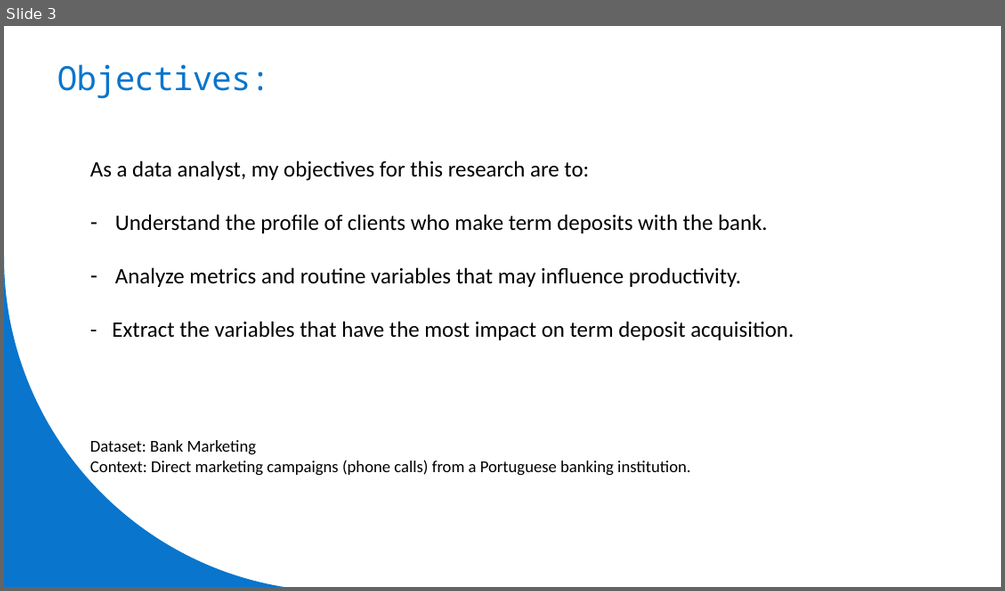
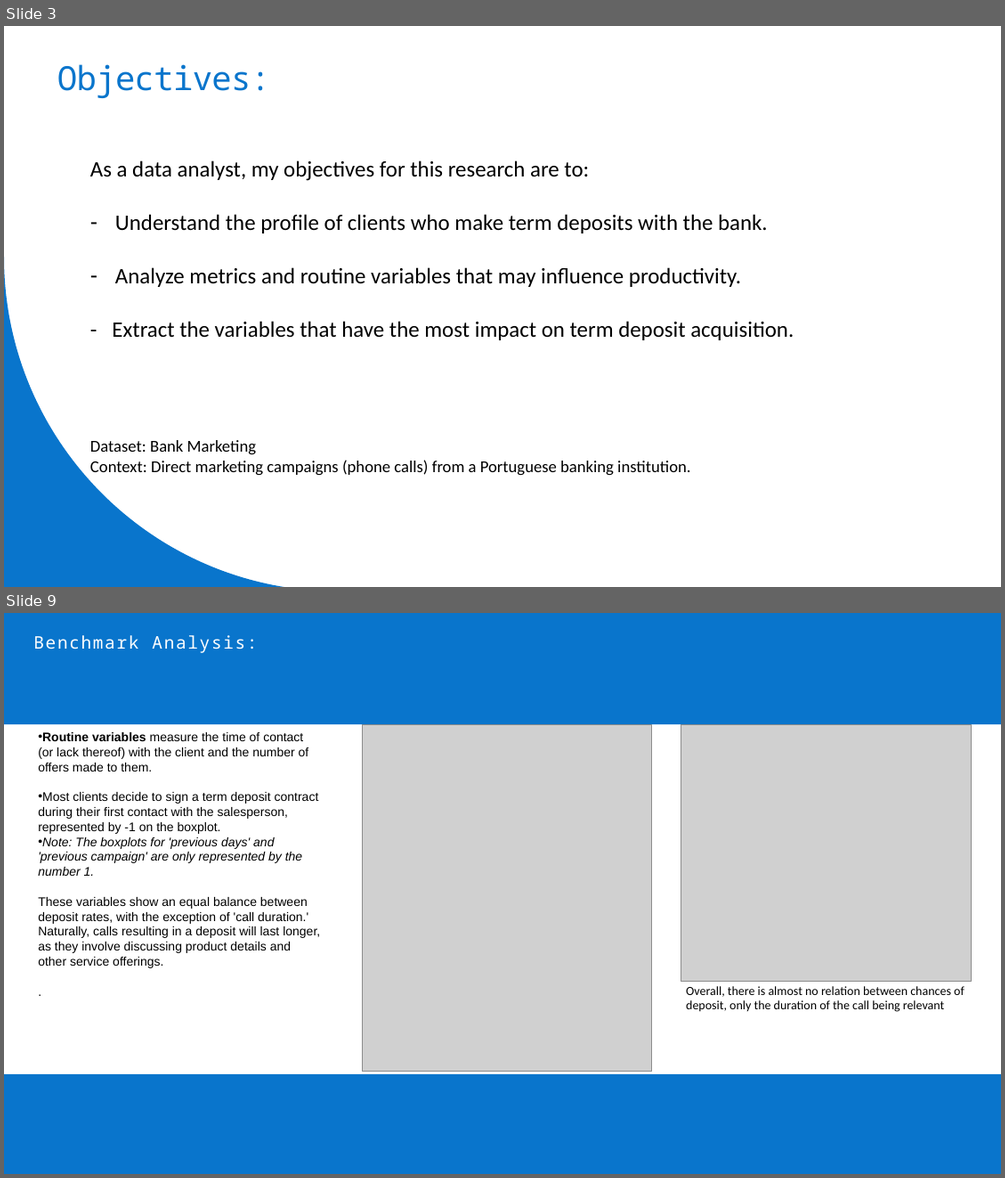
Before and after one commit to lippo1/bank-marketing-analysis, a slide deck: files en-us/presentation-en-us.pptx. Shown one above the other, each under a label of ours: slide 3 before the commit, slides 3 and 9 after it; the slides between them are not shown. The pictures are 1005x591 and 1005x1178 pixels, drawn with LibreOffice and Linux fonts; fonts in the diff are those of the drawing; grey boxes stand for pictures. Boxes give left, top, right and bottom in pixels: in the first picture for what was removed or moved away, otherwise in the second. Text is boxed around its words. In the diff, an @@ line names an element or a change of style, - is before the commit and + after.

```diff
--- a/files en-us/presentation-en-us.pptx
+++ b/files en-us/presentation-en-us.pptx
@@ slide 9 added at bbox=[4, 613, 1001, 1174], background #FFFFFF @@
@@ freeform shape added at bbox=[4, 613, 1001, 724], fill #0975CC @@
@@ text added at bbox=[33, 635, 257, 653], 25 pt, text #FFFFFF @@
+Benchmark Analysis:
@@ text added at bbox=[38, 732, 320, 968], 18 pt, text #000000 @@
+• Routine variables measure the time of contact (or lack thereof) with the client and the number of offers made to them.
+• Most clients decide to sign a term deposit contract during their first contact with the salesperson, represented by -1 on the boxplot.
+• Note: The boxplots for 'previous days' and 'previous campaign' are only represented by the number 1.
+These variables show an equal balance between deposit rates, with the exception of 'call duration.' Naturally, calls resulting in a deposit will last longer, as they involve discussing product details and other service offerings.
+.
@@ picture added at bbox=[362, 724, 651, 1071] @@
@@ picture added at bbox=[680, 724, 971, 981] @@
@@ text added at bbox=[686, 986, 964, 1012], 18 pt, text #000000 @@
+Overall, there is almost no relation between chances of deposit, only the duration of the call being relevant
@@ freeform shape added at bbox=[4, 1074, 1001, 1174], fill #0975CC @@
```
Also in this commit, not shown: 3 slides changed, 5 other slides added, 6 slides removed.
